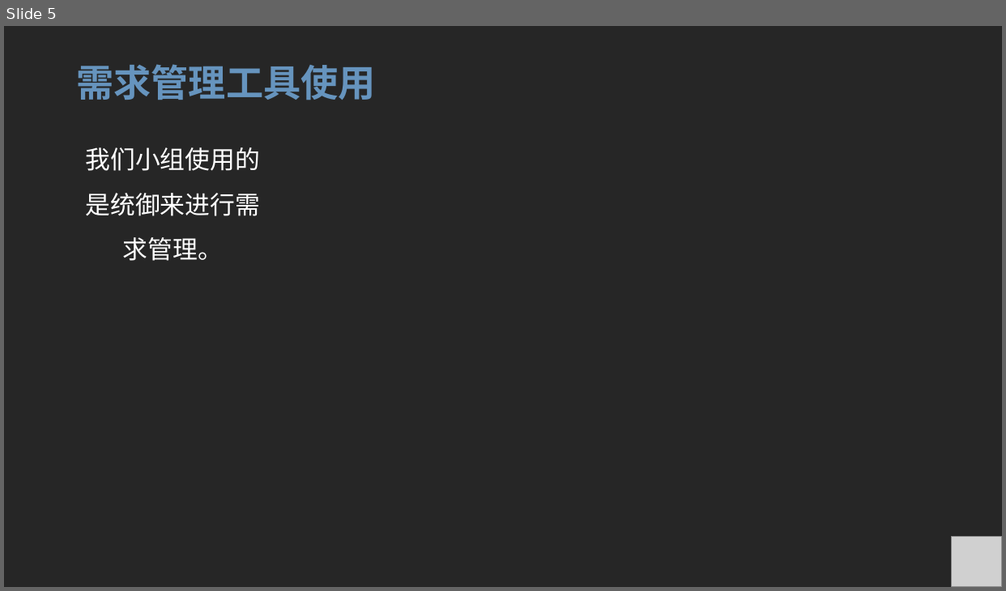
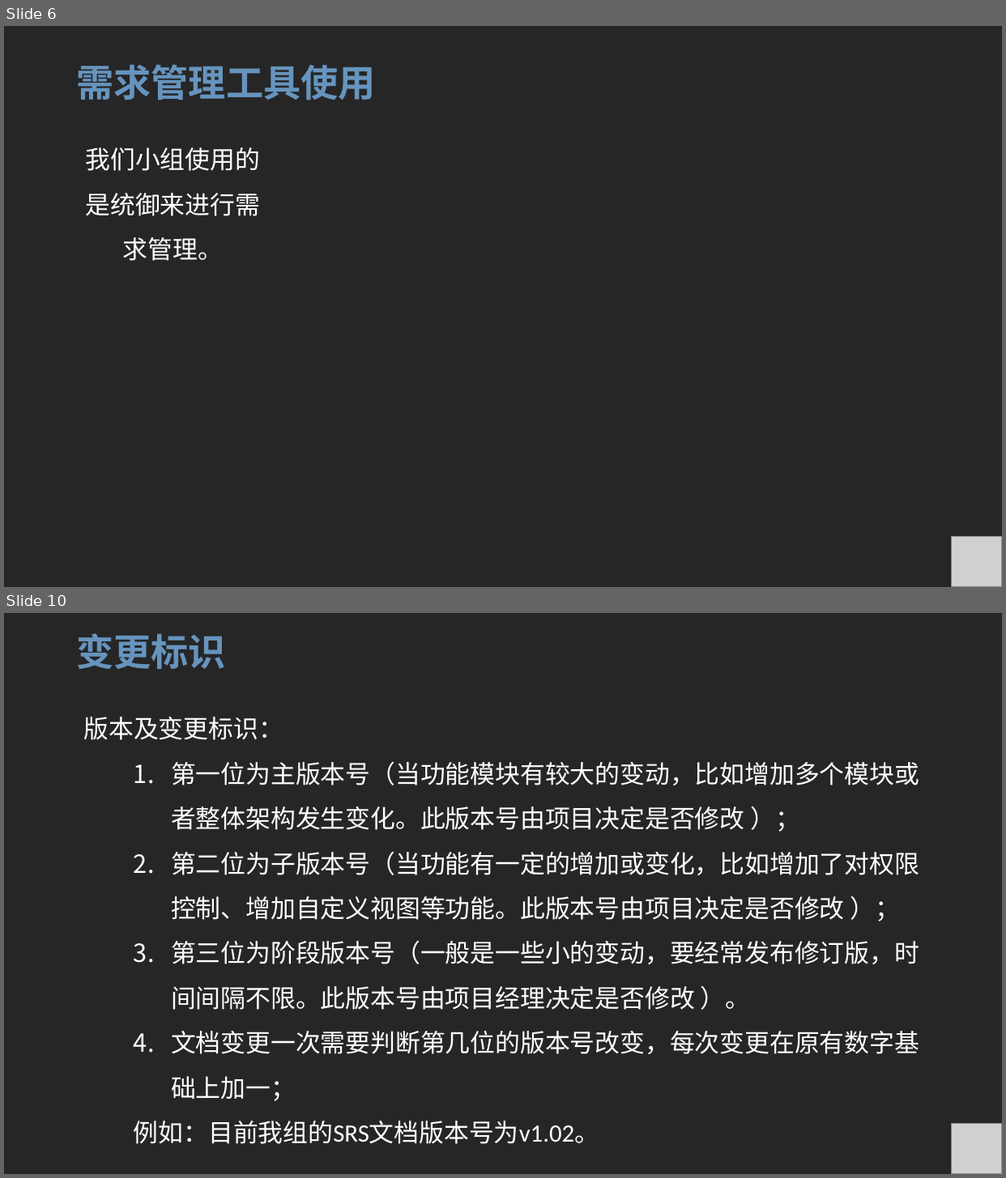
Before and after one commit to ToryXu0407/Project_yc, a slide deck: 需求工程/需求变更/需求变更.pptx. Shown one above the other, each under a label of ours: slide 5 before the commit, slides 6 and 10 after it; the slides between them are not shown. The pictures are 1006x591 and 1006x1178 pixels, drawn with LibreOffice and Linux fonts; fonts in the diff are those of the drawing; grey boxes stand for pictures. Boxes give left, top, right and bottom in pixels: in the first picture for what was removed or moved away, otherwise in the second. Text is boxed around its words. In the diff, an @@ line names an element or a change of style, - is before the commit and + after.

Commit message:
需求变更最新版。

```diff
--- a/需求工程/需求变更/需求变更.pptx
+++ b/需求工程/需求变更/需求变更.pptx
@@ slide 10 added at (4, 613, 1002, 1174), background #4D4D4D; not listed: 1 template element that a slide beside it also shows @@
@@ text added at (76, 633, 226, 669), 36 pt, text #6694BE, bold @@
+变更标识
@@ text added at (83, 717, 919, 1144), 24 pt, text #FFFFFF @@
+版本及变更标识：
+  1. 第一位为主版本号（当功能模块有较大的变动，比如增加多个模块或者整体架构发生变化。此版本号由项目决定是否修改 ）；
+  2. 第二位为子版本号（当功能有一定的增加或变化，比如增加了对权限控制、增加自定义视图等功能。此版本号由项目决定是否修改 ）；
+  3. 第三位为阶段版本号（一般是一些小的变动，要经常发布修订版，时间间隔不限。此版本号由项目经理决定是否修改 ）。
+  4. 文档变更一次需要判断第几位的版本号改变，每次变更在原有数字基础上加一；
+  例如：目前我组的SRS文档版本号为v1.02。
@@ picture added at (952, 1124, 1002, 1174) @@
@@ what was slide 5 is now slide 6 @@
```
Also in this commit, not shown: 5 slides changed, 15 other slides added, 9 other files.
